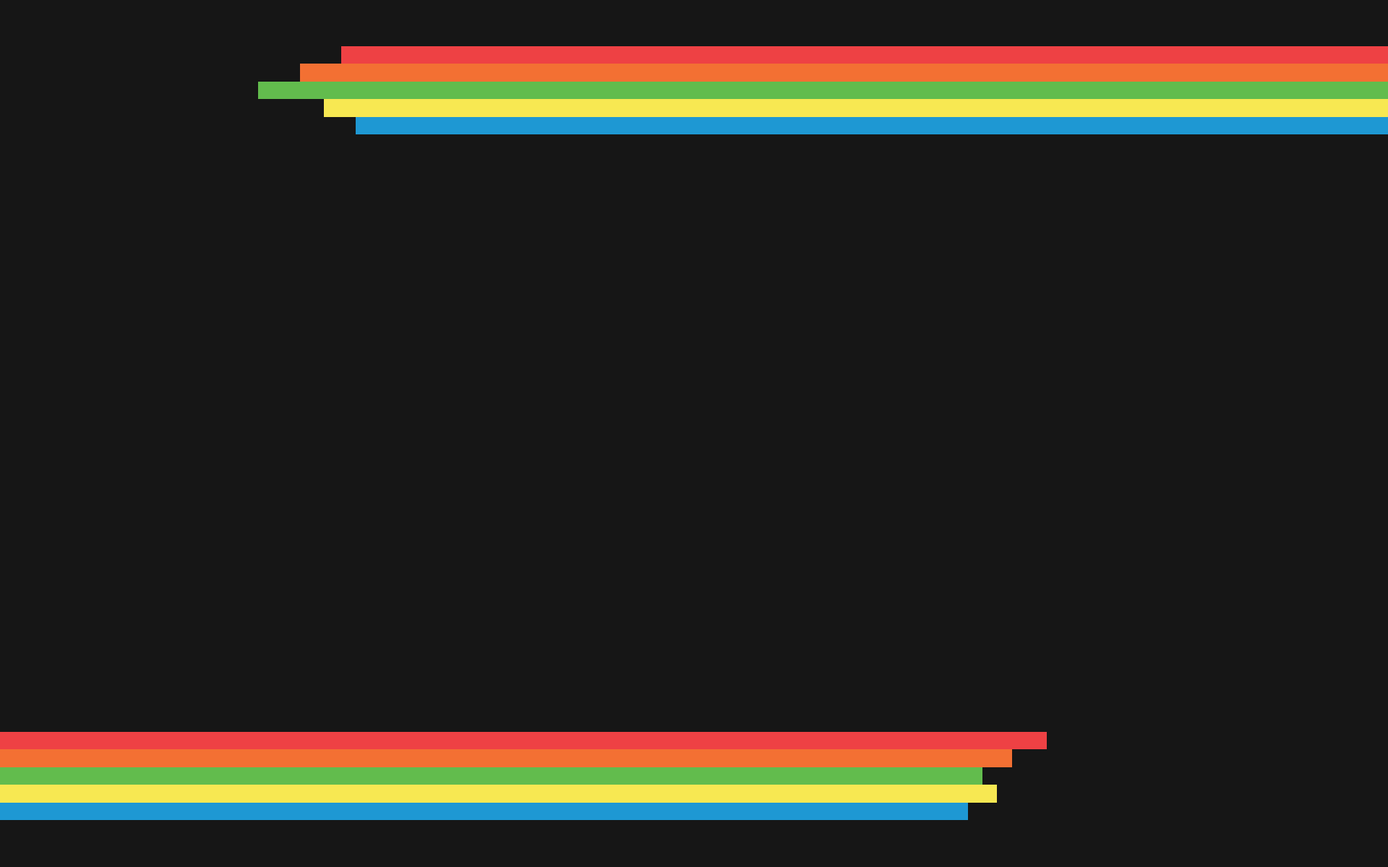
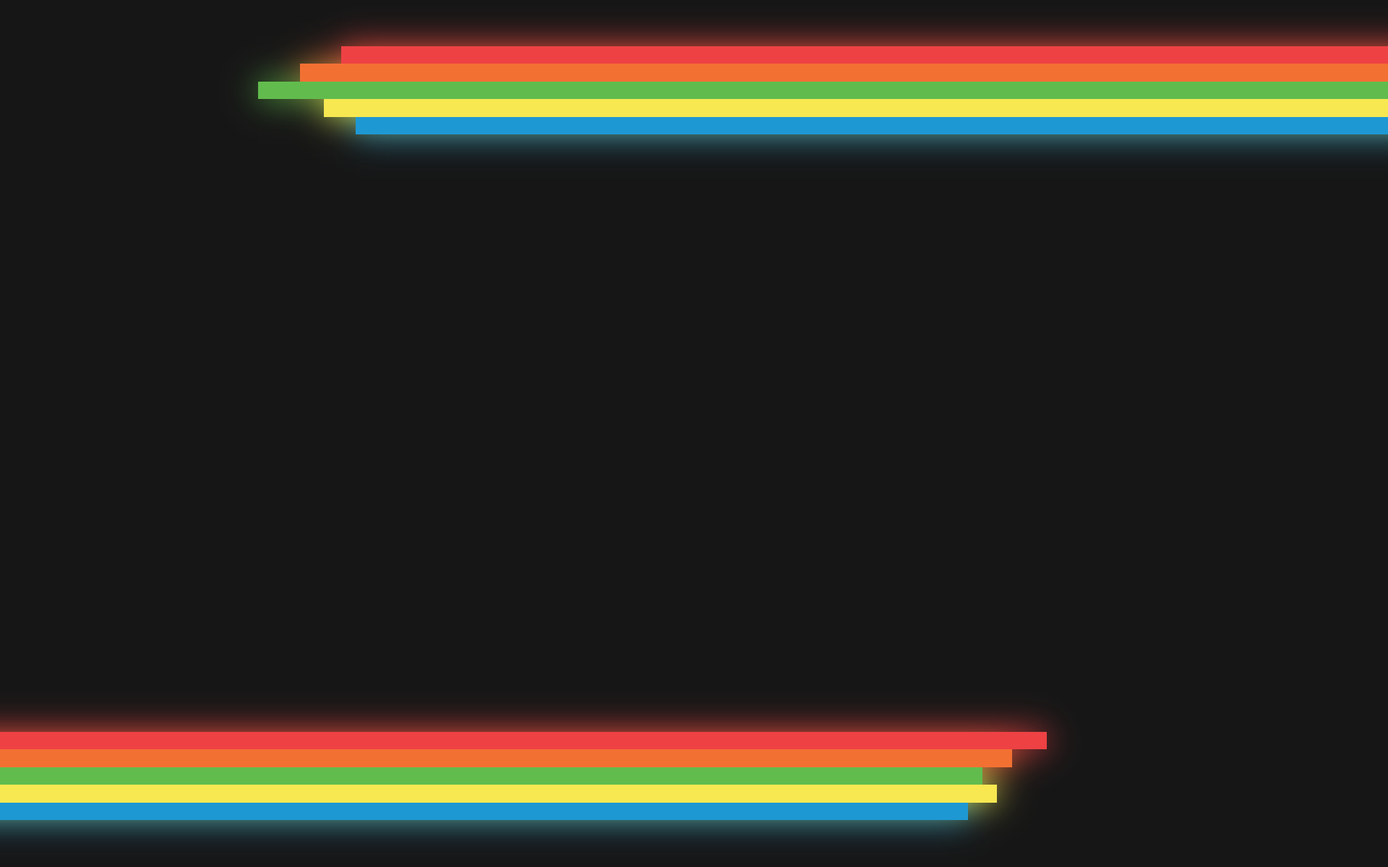
Before/after of a 1388×867 layered artwork. What changed in the layer stack:
added layer "Rainbow 1 Glow" above "Rainbow 2 Glow" over [0, 694, 1079, 858]
added layer "Rainbow 2 Glow" above "Background" over [227, 8, 1388, 172]
